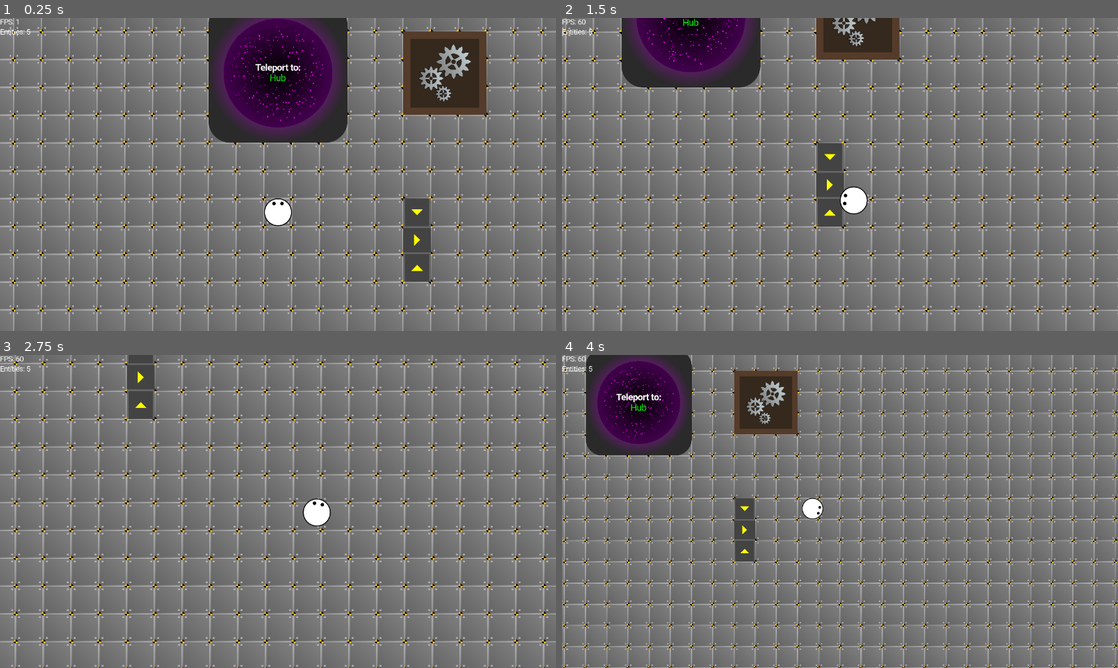
Above: before the commit, frames 1-4 (two rows, left to right).
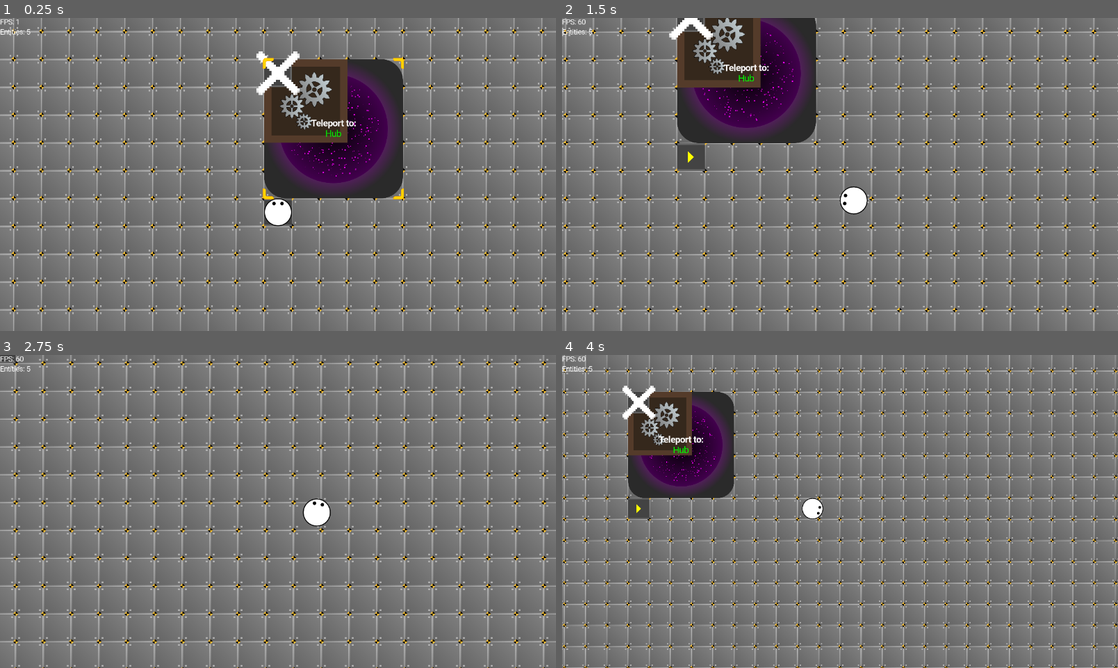
Above: after the commit, the same moments.

Repository: TrueSunGaming/industrial-revolution-2
Game: Godot game, scene res://scenes/main/main.tscn
The game is run twice, just before and just after one commit, with the same random seed, the same clock (stepped at 60 frames per second) and the same inputs.
Inputs (mouse positions are in pixels of both pictures, inside the frame that each line leads up to):
- Up to frame 1 (0.25 s): no input
- Up to frame 2 (1.5 s): move the mouse to (962, 158) at 0.52 s; hold D (right) 0.53-1.28 s; hold Right mouse button (destroy) 0.53-1.28 s; click (962, 158) at 0.67 s; move the mouse to (728, 190) at 1.27 s; hold S (down) from 1.28 s (still down); click (728, 190) at 1.35 s
- Up to frame 3 (2.75 s): move the mouse to (333, 442) at 2.02 s; release S (down) at 2.03 s; hold D (right) from 2.03 s (still down); tap Q (pipette) at 2.1 s; click (333, 442) at 2.17 s
- Up to frame 4 (4 s): move the mouse to (812, 574) at 2.77 s; release D (right) at 2.78 s; hold W (up) 2.78-3.53 s; tap Mouse wheel up (zoomin) at 2.85 s; click (812, 574) at 2.92 s; move the mouse to (1006, 558) at 3.52 s; hold A (left) from 3.53 s (still down); hold Mouse wheel down (zoomout) from 3.53 s (still down); click (1006, 558) at 3.67 s

The runs differ from the first frame. In frame 1, 22% of the frame differs, in the area x 37-88%, y 0-85%; in frame 2, 15%; in frame 3, 1.0%; in frame 4, 13%.

Commit message:
feat: a lot of stuff

Diff:
--- a/global/autoload/global.gd
+++ b/global/autoload/global.gd
@@ -118,7 +118,7 @@
 	refs.main.get_node("AudioStreamPlayer").bus = bus
 
 func clamp_deg(val: float) -> float:
-	return fmod(val, 360) if val >= 0 else 360 + fmod(val, 360)
+	return fmod(val, 360) + (360 if val > 0 else 0)
 
 func add_deg(a: float, b: float) -> float:
 	return clamp_deg(a + b)
@@ -173,7 +173,7 @@
 	var sorted := parent.get_children()
 	sorted.sort_custom(sort_function)
 
-	for i in range(sorted.size()): parent.move_child(sorted[i], i)
+	for i in sorted.size(): parent.move_child(sorted[i], i)
 
 func create_blank_texture(size: Vector2i, color := Color(0, 0, 0, 0)) -> ImageTexture:
 	var img := white_blank32.duplicate()
--- a/global/autoload/refs.gd
+++ b/global/autoload/refs.gd
@@ -8,6 +8,7 @@
 var factory: Factory
 var world_container: WorldContainer
 var hover_indicator: HoverIndicator
+var belt_paths: BeltPaths
 var blank_texture := global.create_blank_texture(Vector2i(32, 32), Color("#242424"))
 
 const preloaded = [
--- a/scenes/elements/placement_preview/PlacementPreview.gd
+++ b/scenes/elements/placement_preview/PlacementPreview.gd
@@ -7,5 +7,5 @@
 	var world := refs.world_container.world
 	if not world: return
 
-	position = world.tile_to_world(world.world_to_tile(refs.world_container.get_local_mouse_position()).floor())
+	position = world.tile_to_world(world.world_to_tile(refs.world_container.get_local_mouse_position()))
 	modulate = color_normal if world.can_place_held_item == TileWorld.PlaceStatus.OK else color_error
--- a/scenes/elements/placement_preview/PlacementViewport.gd
+++ b/scenes/elements/placement_preview/PlacementViewport.gd
@@ -6,7 +6,7 @@
 
 var new_position: Vector2:
 	get:
-		return refs.world_container.world.world_to_tile(refs.world_container.get_local_mouse_position()).floor()
+		return refs.world_container.world.world_to_tile(refs.world_container.get_local_mouse_position())
 
 var should_rerender: bool:
 	get:
--- /dev/null
+++ b/scenes/factory/BeltPaths.gd
@@ -0,0 +1,23 @@
+class_name BeltPaths extends Node2D
+
+var paths: Array[BeltPath] = []
+var searched: Array[Vector2i] = []
+
+func _ready() -> void:
+	refs.belt_paths = self
+
+func generate_paths(instances: Array[TileEntityInstance]) -> void:
+	for i in instances:
+		if searched.has(Vector2i(i.position)): continue
+
+		evaluate_instance(i)
+		searched.push_back(Vector2i(i.position))
+
+# TODO
+func can_add_to_path(pos: Vector2i, connecting_to: Vector2i) -> bool:
+	assert(false)
+
+	return false
+
+func evaluate_instance(instance: TileEntityInstance) -> void:
+	pass
--- a/scenes/factory/Factory.gd
+++ b/scenes/factory/Factory.gd
@@ -14,3 +14,9 @@
 
 func _ready() -> void:
 	refs.factory = self
+
+	var bps := BeltPathSide.new(5, 5)
+	bps.add_item(20, "test 1")
+	bps.add_item(30, "test 2")
+	bps.add_item(25, "test 3")
+	prints(bps.segments, bps.items)
--- a/scenes/factory/Factory.tscn
+++ b/scenes/factory/Factory.tscn
@@ -10,43 +10,44 @@
 [ext_resource type="Script" path="res://scenes/factory/tile_sys/tei/MachineInstance.gd" id="7_dmbtu"]
 [ext_resource type="Script" path="res://scenes/factory/tile_sys/tei/TileEntityInstance.gd" id="9_hnu3i"]
 [ext_resource type="PackedScene" uid="uid://cv1ejjxv46g2r" path="res://scenes/elements/placement_preview/PlacementPreview.tscn" id="10_8mxeu"]
+[ext_resource type="Script" path="res://scenes/factory/BeltPaths.gd" id="11_rx8n0"]
 
 [sub_resource type="Resource" id="Resource_21rki"]
 script = ExtResource("6_tmnh7")
 destination = ExtResource("6_f3w6n")
 destination_name = "Hub"
 data_id = "portal"
-position = Vector2(-2, -2)
+position = Vector2i(0, 0)
 rotation = 0.0
 
 [sub_resource type="Resource" id="Resource_x7dio"]
 script = ExtResource("7_dmbtu")
 recipe_id = ""
 data_id = "assembler_1"
-position = Vector2(5, -1)
+position = Vector2i(0, 0)
 rotation = 0.0
 
 [sub_resource type="Resource" id="Resource_refq6"]
 script = ExtResource("9_hnu3i")
 data_id = "belt_1"
-position = Vector2(5, 5)
+position = Vector2i(0, 0)
 rotation = 90.0
 
 [sub_resource type="Resource" id="Resource_cxe0y"]
 script = ExtResource("9_hnu3i")
 data_id = "belt_1"
-position = Vector2(5, 7)
+position = Vector2i(0, 0)
 rotation = -90.0
 
 [sub_resource type="Resource" id="Resource_dstql"]
 script = ExtResource("9_hnu3i")
 data_id = "belt_1"
-position = Vector2(5, 6)
+position = Vector2i(0, 5)
 rotation = 0.0
 
 [sub_resource type="Resource" id="Resource_8a7mi"]
 script = ExtResource("7_d3m5u")
-tile_size = Vector2(64, 64)
+tile_size = Vector2i(64, 64)
 tiles = Array[ExtResource("9_hnu3i")]([SubResource("Resource_21rki"), SubResource("Resource_x7dio"), SubResource("Resource_refq6"), SubResource("Resource_cxe0y"), SubResource("Resource_dstql")])
 
 [sub_resource type="ViewportTexture" id="ViewportTexture_px2y5"]
@@ -69,3 +70,6 @@
 texture = SubResource("ViewportTexture_px2y5")
 color_normal = Color(1, 1, 1, 0.501961)
 color_error = Color(1, 0, 0, 0.501961)
+
+[node name="BeltPaths" type="Node2D" parent="."]
+script = ExtResource("11_rx8n0")
--- /dev/null
+++ b/scenes/factory/tile_sys/BeltPath.gd
@@ -0,0 +1,168 @@
+class_name BeltPath extends RefCounted
+
+static var cache := {}
+
+enum BeltSide {
+	LEFT,
+	RIGHT
+}
+
+var left: BeltPathSide
+var right: BeltPathSide
+var positions: Array[Vector2i] = []:
+	set(val):
+		if val == positions: return
+
+		for i in positions:
+			if not val.has(i): cache.erase(i)
+
+		for i in val.size():
+			if not is_cached_at(val[i]) or path_at(val[i]) != self: cache[val[i]] = [self, i]
+
+		positions = val
+
+var rotations: Array[float] = []:
+	set(val):
+		if val == rotations: return
+		rotations = val
+
+		update_lengths()
+
+var turn_types: Array[Belt.TurnType] = []
+
+func _init(speed: float, minimum_spacing: float = 0) -> void:
+	left = BeltPathSide.new(speed, minimum_spacing)
+	right = BeltPathSide.new(speed, minimum_spacing)
+
+func update(delta: float) -> void:
+	left.update(delta)
+	right.update(delta)
+
+func get_side(side: BeltSide) -> BeltPathSide:
+	return left if side == BeltSide.LEFT else right
+
+func add_item(item_id: String, side: BeltSide, position: float) -> bool:
+	return get_side(side).add_item(position, item_id)
+
+func add_item_back(item_id: String, side: BeltSide) -> bool:
+	return get_side(side).add_item_back(item_id)
+
+func update_turn_types() -> void:
+	turn_types = Belt.generate_turn_types(positions, rotations)
+
+func calculate_length(side: BeltSide, index := -1) -> float:
+	var res := 0.0
+
+	for i in min(turn_types.size(), index) if index >= 0 else turn_types.size(): match turn_types[i]:
+		Belt.TurnType.STRAIGHT, Belt.TurnType.UNSET: res += BeltPathSide.STRAIGHT_LENGTH
+		Belt.TurnType.CW when side == BeltSide.LEFT: res += BeltPathSide.OUTER_CURVE_LENGTH
+		Belt.TurnType.CW when side == BeltSide.RIGHT: res += BeltPathSide.INNER_CURVE_LENGTH
+		Belt.TurnType.CCW when side == BeltSide.LEFT: res += BeltPathSide.INNER_CURVE_LENGTH
+		Belt.TurnType.CCW when side == BeltSide.RIGHT: res += BeltPathSide.OUTER_CURVE_LENGTH
+
+	return res
+
+func update_length(side: BeltSide) -> void:
+	get_side(side).length = calculate_length(side)
+
+func update_lengths(update_types := true) -> void:
+	if update_types: update_turn_types()
+
+	update_length(BeltSide.LEFT)
+	update_length(BeltSide.RIGHT)
+
+func distance_at(side: BeltSide, index: int) -> float:
+	return get_side(side).distance_at(index)
+
+static func is_cached_at(position: Vector2i) -> bool:
+	return cache.has(position)
+
+static func cached_at(position: Vector2i) -> Array[Variant]:
+	var cached: Variant = cache.get(position)
+	assert(cached is Array, "No cached value found at position " + str(position))
+
+	return cached
+
+static func path_at(position: Vector2i) -> BeltPath:
+	return cached_at(position)[0]
+
+static func index_of(position: Vector2i) -> int:
+	return cached_at(position)[1]
+
+static func rotation_at(position: Vector2i) -> float:
+	var cached := cached_at(position)
+
+	return cached[0].rotations[cached[1]]
+
+static func turn_type_at(position: Vector2i) -> float:
+	var cached := cached_at(position)
+
+	return cached[0].turn_types[cached[1]]
+
+func attempt_transfer(side: BeltSide) -> bool:
+	assert(positions.size() == rotations.size(), "Position and rotation arrays must be of equal length")
+
+	var bp_side := get_side(side)
+	if bp_side.segments[0] > 0: return false
+
+	var forward_pos := positions[-1]
+	var last_rotation := rotations[-1]
+
+	match last_rotation:
+		0: forward_pos += Vector2i(1, 0)
+		90: forward_pos += Vector2i(0, 1)
+		180: forward_pos += Vector2i(-1, 0)
+		270: forward_pos += Vector2i(0, -1)
+
+	if not is_cached_at(forward_pos): return false
+
+	var forward := path_at(forward_pos)
+	var index := index_of(forward_pos)
+	var forward_rotation := global.clamp_deg(forward.rotations[index])
+
+	if forward_rotation == global.add_deg(last_rotation, 180): return false
+	var transfer_side := BeltSide.LEFT if forward_rotation == global.sub_deg(last_rotation, 90) else BeltSide.RIGHT
+
+	var distance := forward.calculate_length(transfer_side, index - 1)
+	var offset := BeltPathSide.SIDE_OFFSET if side == transfer_side else (BeltPathSide.STRAIGHT_LENGTH - BeltPathSide.SIDE_OFFSET)
+
+	if not forward.add_item(bp_side.items[0], transfer_side, distance + offset): return false
+	bp_side.remove_item(0)
+
+	return true
+
+func side_distance_start(side: BeltSide, index: int) -> float:
+	return calculate_length(side, index - 1) if index > 0 else 0
+
+func items_on_side_at(side: BeltSide, index: int) -> Array[String]:
+	var bps := get_side(side)
+
+	var first := bps.next_index_from(side_distance_start(side, index))
+	var last := bps.last_index_until(calculate_length(side, index))
+
+	return bps.items.slice(first, last + 1)
+
+func items_at(index: int) -> Array[String]:
+	var items := items_on_side_at(BeltSide.LEFT, index)
+	items.append_array(items_on_side_at(BeltSide.RIGHT, index))
+
+	return items
+
+func remove_belt(index: int) -> Array[String]:
+	var items := items_at(index)
+
+	var new_bp := BeltPath.new(left.speed, left.minimum_spacing)
+	new_bp.positions = positions.slice(index + 1)
+	new_bp.rotations = rotations.slice(index + 1)
+
+	if path_at(positions[index]) == self: cache.erase(positions[index])
+
+	positions.resize(index)
+	rotations.resize(index)
+
+	return items
+
+static func remove_belt_at(position: Vector2i) -> Array[String]:
+	if not is_cached_at(position): return []
+
+	return path_at(position).remove_belt(index_of(position))
--- /dev/null
+++ b/scenes/factory/tile_sys/BeltPathSide.gd
@@ -0,0 +1,124 @@
+class_name BeltPathSide extends RefCounted
+
+const TILE_SIZE := 64.0
+const STRAIGHT_LENGTH := TILE_SIZE
+const SIDE_OFFSET := 16.0
+const INNER_CURVE_LENGTH := PI / 2.0 * SIDE_OFFSET
+const OUTER_CURVE_LENGTH := PI / 2.0 * (TILE_SIZE - SIDE_OFFSET)
+
+var speed: float
+var minimum_spacing: float
+var segments: Array[float] = [INF]
+var items: Array[String] = []
+var length: float
+
+var has_segments: bool:
+	get:
+		return segments.size() > 1
+
+var last: float:
+	get:
+		return distance_at(segments.size() - 2)
+
+var current_moving_index: int:
+	get:
+		for i in segments.size():
+			if segments[i] > (minimum_spacing if i > 0 else 0): return i
+
+		return -1
+
+var current_minimum_spacing: float:
+	get:
+		return minimum_spacing if current_moving_index > 0 else 0
+
+var first_cannot_move: bool:
+	get:
+		return segments[0] <= 0
+
+func _init(move_speed: float, min_spacing: float = 0, max_length := INF) -> void:
+	speed = move_speed
+	minimum_spacing = min_spacing
+	length = max_length
+
+func move(distance: float) -> void:
+	if distance <= 0: return
+	if not has_segments: return
+
+	print(current_moving_index)
+
+	var moved: float = min(segments[current_moving_index] - current_minimum_spacing, distance)
+	segments[current_moving_index] -= moved
+
+	if moved < distance: move(distance - moved)
+
+func update(delta: float) -> void:
+	move(speed * delta)
+
+func distance_at(index: int) -> float:
+	if index < 0: return 0
+	return segments.slice(0, min(index + 1, segments.size())).reduce(func (t, v): return t + v, 0)
+
+func last_index_until(position: float) -> int:
+	for i in segments.size() + 1:
+		if distance_at(i) >= position: return i - 1
+
+	return segments.size() - 1
+
+func next_index_from(position: float) -> int:
+	for i in segments.size():
+		if distance_at(i) >= position: return i
+
+	return -1
+
+func add_item(position: float, item_id: String) -> bool:
+	if position < 0: return false
+	if position > length - minimum_spacing: return false
+
+	for i in segments.size():
+		var next := distance_at(i)
+		if next <= position: continue
+
+		var prev: float = distance_at(i - 1)
+
+		if next - position < minimum_spacing: continue
+		if i > 0 and abs(prev - position) < minimum_spacing: continue
+
+		var inserted_length := position - prev
+
+		segments[i] -= inserted_length
+		segments.insert(i, inserted_length)
+		items.insert(i, item_id)
+
+		return true
+
+	return false
+
+func add_item_back(item_id: String) -> bool:
+	return add_item(length - minimum_spacing, item_id)
+
+func remove_item(index: int) -> void:
+	if index < 0: return
+	if index >= segments.size() - 1: return
+
+	segments[index + 1] += segments[index]
+	segments.remove_at(index)
+	items.remove_at(index)
+
+func remove_front() -> void:
+	remove_item(0)
+
+func slice(start: float, end: float) -> BeltPathSide:
+	var res := BeltPathSide.new(speed, minimum_spacing)
+
+	var first := next_index_from(start)
+	var last := last_index_until(end)
+
+	var first_dist := distance_at(first)
+
+	if first > last or first_dist > end or distance_at(last) < start: return res
+
+	res.items = items.slice(first, last + 1)
+	res.segments = segments.slice(first, last + 1)
+	res.segments[0] = first_dist - start
+
+	return res
--- a/scenes/factory/tile_sys/TileWorld.gd
+++ b/scenes/factory/tile_sys/TileWorld.gd
@@ -15,11 +15,11 @@
 	ERROR_PLAYER
 }
 
-@export var tile_size: Vector2
+@export var tile_size: Vector2i
 
 @export var tiles: Array[TileEntityInstance]:
 	set(val):
-		for i in range(val.size()):
+		for i in val.size():
 			if tiles.any(func (v: TileEntityInstance): return v.id == val[i].id): continue
 
 			tile_placed.emit(val[i].id, i)
@@ -36,7 +36,7 @@
 
 		return can_place_tile_id(
 			global.item_on_mouse.item_id,
-			world_to_tile(refs.world_container.get_local_mouse_position()).floor()
+			world_to_tile(refs.world_container.get_local_mouse_position())
 		)
 
 func _init() -> void:
@@ -84,7 +84,7 @@
 
 	return PlaceStatus.OK
 
-func can_place_tile_id(item_id: String, position: Vector2, rotation := 0.0) -> PlaceStatus:
+func can_place_tile_id(item_id: String, position: Vector2i, rotation := 0.0) -> PlaceStatus:
 	var instance := tei_factory.generate_positioned(item_id, position, rotation)
 	if not instance: return PlaceStatus.ERROR_NOT_FOUND
 
@@ -93,7 +93,7 @@
 
 	return can_place
 
-func place_tile_id(item_id: String, position: Vector2, rotation := 0.0) -> PlaceStatus:
+func place_tile_id(item_id: String, position: Vector2i, rotation := 0.0) -> PlaceStatus:
 	var instance := tei_factory.generate_positioned(item_id, position, rotation)
 	if not instance: return PlaceStatus.ERROR_NOT_FOUND
 
@@ -105,7 +105,7 @@
 
 	var status := place_tile_id(
 		global.item_on_mouse.item_id,
-		world_to_tile(refs.world_container.get_local_mouse_position()).floor()
+		world_to_tile(refs.world_container.get_local_mouse_position())
 	)
 
 	if status != PlaceStatus.OK: return status
@@ -117,14 +117,14 @@
 
 	return PlaceStatus.OK
 
-func tile_at(tile: Vector2) -> TileEntityInstance:
-	var cached: Variant = tile_cache.get(Vector2i(tile.floor()))
+func tile_at(tile: Vector2i) -> TileEntityInstance:
+	var cached: Variant = tile_cache.get(tile)
 	if cached and cached.size() > 0: return cached[0]
 
 	return null
 
-func tiles_at(tile: Vector2) -> Array[TileEntityInstance]:
-	var cached: Variant = tile_cache.get(Vector2i(tile.floor()))
+func tiles_at(tile: Vector2i) -> Array[TileEntityInstance]:
+	var cached: Variant = tile_cache.get(tile)
 	if not cached: return []
 
 	var res: Array[TileEntityInstance] = []
@@ -132,7 +132,7 @@
 
 	return res
 
-func remove_tile_at(tile: Vector2, free_tile := false) -> TileEntityInstance:
+func remove_tile_at(tile: Vector2i, free_tile := false) -> TileEntityInstance:
 	var entity := tile_at(tile)
 	if not entity: return null
 
@@ -143,8 +143,8 @@
 func process_tick(delta: float) -> void:
 	tick.emit(delta)
 
-func tile_to_world(tile: Vector2) -> Vector2:
+func tile_to_world(tile: Vector2i) -> Vector2:
 	return tile * tile_size - tile_size / 2
 
-func world_to_tile(world: Vector2) -> Vector2:
-	return world / tile_size + Vector2(0.5, 0.5)
+func world_to_tile(world: Vector2) -> Vector2i:
+	return Vector2i((world / Vector2(tile_size) + Vector2(0.5, 0.5)).floor())
--- a/scenes/factory/tile_sys/tei/MachineInstance.gd
+++ b/scenes/factory/tile_sys/tei/MachineInstance.gd
@@ -41,7 +41,7 @@
 	craft_progress += delta
 
 	if craft_progress >= recipe.craft_time:
-		for i in range(floor(craft_progress / recipe.craft_time)): craft()
+		for i in floor(craft_progress / recipe.craft_time): craft()
 
 	craft_progress = fmod(craft_progress, recipe.craft_time)
 
--- a/scenes/factory/tile_sys/tei/TileEntityInstance.gd
+++ b/scenes/factory/tile_sys/tei/TileEntityInstance.gd
@@ -9,7 +9,7 @@
 static var list := {}
 
 @export var data_id: String
-@export var position: Vector2:
+@export var position: Vector2i:
 	set(val):
 		position = val
 		update_position()
@@ -68,19 +68,22 @@
 
 var render_position: Vector2:
 	get:
-		if not world: return Vector2()
-
-		return world.tile_to_world(position - global.center_rotation_displacement(placement_rect, rotation))
+		return render_rect.position
 
 var render_rect: Rect2:
 	get:
 		if not world: return Rect2()
 
-		var rect := global.rotated_bounding_box(placement_rect, rotation)
+		var rect := Rect2(
+			world.tile_to_world(position),
+			tile_data.placement_size * Vector2(world.tile_size)
+		)
+
+		var size := global.rotated_bounding_box(rect, rotation).size
 
 		return Rect2(
-			world.tile_to_world(rect.position),
-			rect.size * world.tile_size
+			rect.position - global.center_rotation_displacement(rect, rotation),
+			size
 		)
 
 var forward_tile: TileEntityInstance:
@@ -145,7 +148,7 @@
 	node_ref.queue_free()
 	node_ref = null
 
-func get_tile_from_offset(offset: Vector2) -> TileEntityInstance:
+func get_tile_from_offset(offset: Vector2i) -> TileEntityInstance:
 	if not world: return null
 
 	return world.tile_at(position + offset)
@@ -168,9 +171,9 @@
 	var magnitude := rect.x / (2 * abs_cos) if rect.x * abs_sin <= rect.y * abs_cos else rect.y / (2 * abs_sin)
 
 	# multiplying by 1.00001 to fix border problems
-	var pos := position + rect / 2 + Vector2(magnitude * 1.00001, 0).rotated(rad)
+	var pos := Vector2(position) + rect / 2 + Vector2(magnitude * 1.00001, 0).rotated(rad)
 
-	return get_tile_from_offset(pos - position)
+	return get_tile_from_offset(Vector2i(pos) - position)
 
 func on_tick(_delta: float) -> void:
 	pass
--- a/scenes/factory/tile_sys/tiles/belt/Belt.gd
+++ b/scenes/factory/tile_sys/tiles/belt/Belt.gd
@@ -54,3 +54,22 @@
 		return
 
 	turn_type = TurnType.CCW if incoming_left else TurnType.CW
+
+static func generate_turn_types(positions: Array[Vector2i], rotations: Array[float]) -> Array[TurnType]:
+	assert(positions.size() == rotations.size(), "Position and rotation arrays must match in length.")
+	if positions.size() == 0: return []
+	if positions.size() == 1: return [TurnType.STRAIGHT]
+
+	var res: Array[TurnType] = []
+	var last_dir := rotations[0]
+
+	for i in positions.size() - 1:
+		var clamped := global.clamp_deg(rotations[i])
+
+		if clamped == last_dir: res.push_back(TurnType.STRAIGHT)
+		if clamped == global.add_deg(last_dir, 90): res.push_back(TurnType.CW)
+		if clamped == global.sub_deg(last_dir, 90): res.push_back(TurnType.CCW)
+
+		last_dir = clamped
+
+	return res
--- a/scenes/main/main.tscn
+++ b/scenes/main/main.tscn
@@ -1,11 +1,27 @@
-[gd_scene load_steps=7 format=3 uid="uid://1iwpgmnixaco"]
+[gd_scene load_steps=12 format=3 uid="uid://1iwpgmnixaco"]
 
 [ext_resource type="Script" path="res://scenes/main/Main.gd" id="1_a7d2v"]
 [ext_resource type="PackedScene" uid="uid://dad0j2627f8ti" path="res://scenes/factory/Factory.tscn" id="1_p0vk0"]
 [ext_resource type="PackedScene" uid="uid://cy5ii5asdf0sd" path="res://scenes/player/Player.tscn" id="3_cbato"]
 [ext_resource type="PackedScene" uid="uid://buai8d8hvtj3i" path="res://scenes/elements/hover_indicator/HoverIndicator.tscn" id="4_7hnki"]
+[ext_resource type="Script" path="res://global/inventory_sys/ItemStack.gd" id="4_benmr"]
 [ext_resource type="PackedScene" uid="uid://cp2b6nwd32ctl" path="res://scenes/ui/UI.tscn" id="4_t77ak"]
+[ext_resource type="Script" path="res://global/inventory_sys/Inventory.gd" id="5_4dvov"]
 [ext_resource type="AudioStream" uid="uid://m84loikx68oo" path="res://global/sound/bg/wind.wav" id="5_d461e"]
+[ext_resource type="Texture2D" uid="uid://dxi5lryfh4c5d" path="res://scenes/ui/close.svg" id="7_nfedh"]
+
+[sub_resource type="Resource" id="Resource_7tfmy"]
+script = ExtResource("4_benmr")
+item_id = "assembler_1"
+count = 1
+
+[sub_resource type="Resource" id="Resource_d5fpa"]
+script = ExtResource("5_4dvov")
+items = Array[ExtResource("4_benmr")]([SubResource("Resource_7tfmy")])
+whitelist = Array[String]([])
+blacklist = Array[String]([])
+limits = Array[ExtResource("4_benmr")]([])
+allow = 0
 
 [node name="Main" type="Node2D"]
 script = ExtResource("1_a7d2v")
@@ -18,6 +34,7 @@
 movement_speed = 500
 zoom_ratio = 1.15
 zoom_smoothing = 0.8
+inventory = SubResource("Resource_d5fpa")
 
 [node name="HoverIndicatorContainer" type="CanvasLayer" parent="."]
 follow_viewport_enabled = true
@@ -29,3 +46,7 @@
 [node name="AudioStreamPlayer" type="AudioStreamPlayer" parent="."]
 stream = ExtResource("5_d461e")
 autoplay = true
+
+[node name="Close" type="Sprite2D" parent="."]
+scale = Vector2(5, 5)
+texture = ExtResource("7_nfedh")
--- a/scenes/player/Player.gd
+++ b/scenes/player/Player.gd
@@ -8,7 +8,7 @@
 @export var zoom_ratio: float
 @export_range(0, 1) var zoom_smoothing: float
 
-var inventory := Inventory.new()
+@export var inventory := Inventory.new()
 
 @onready var goal_zoom := float($Camera2D.zoom.x)
 
--- a/scenes/ui/inventory/InventoryDisplay.gd
+++ b/scenes/ui/inventory/InventoryDisplay.gd
@@ -38,7 +38,7 @@
 	var sorted := get_children().filter(func (v: ItemDisplay): return global.to_bool(v.stack))
 	sorted.sort_custom(sort_function)
 
-	for i in range(sorted.size()): move_child(sorted[i], i)
+	for i in sorted.size(): move_child(sorted[i], i)
 
 func sort() -> void:
 	match config.sort_mode:
@@ -61,14 +61,14 @@
 	var expected_children := expected_rows * columns
 
 	if get_child_count() > expected_children:
-		for i in range(get_child_count() - expected_children):
+		for i in get_child_count() - expected_children:
 			var child: ItemDisplay = get_child(-1)
 			remove_child(child)
 			child.queue_free()
 
 		return
 
-	for i in range(expected_children - get_child_count()):
+	for i in expected_children - get_child_count():
 		var blank := ItemDisplay.new(null, inventory, config)
 		add_child(blank)
 
Not shown: 1 places in scenes/factory/Factory.tscn that only renumber resources
